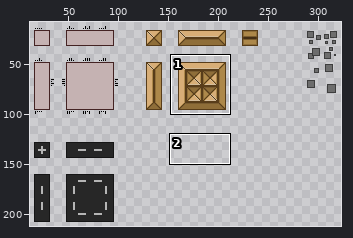
Sprite sheet, stored at data/img/sprites.png. The picture above shows the old version from afar; the outline marks the close-up.
Close-up. Earlier state:
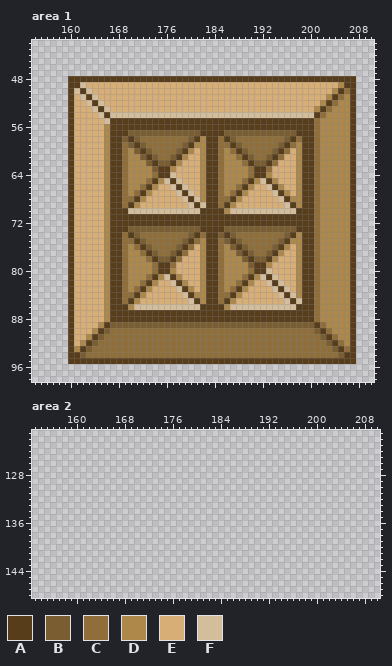
The file is 512x256 pixels. Shown: area 1: x 154..210, y 42..98; area 2: x 153..210, y 121..148. The wide view leaves out empty margins. The commit also changed other parts of the picture, which this record leaves out.
Palette (. is transparent): A #583d1a  B #7a5d31  C #8f6e39  D #ad884a  E #d8ae77  F #d4bd9b
Pixels before, area 1 (only the part around the change), first column x 154:
42 .........................................................
43 .........................................................
44 .........................................................
45 .........................................................
46 .........................................................
47 .........................................................
48 ......AAAAAAAAAAAAAAAAAAAAAAAAAAAAAAAAAAAAAAAAAAAAAAAA...
49 ......AAFEEEEEEEEEEEEEEEEEEEEEEEEEEEEEEEEEEEEEEEEEEDAA...
50 ......AFAFEEEEEEEEEEEEEEEEEEEEEEEEEEEEEEEEEEEEEEEEDACA...
51 ......AEFAFEEEEEEEEEEEEEEEEEEEEEEEEEEEEEEEEEEEEEEDACDA...
52 ......AEEFAFEEEEEEEEEEEEEEEEEEEEEEEEEEEEEEEEEEEEDACDDA...
53 ......AEEEFAFEEEEEEEEEEEEEEEEEEEEEEEEEEEEEEEEEEDACDDDA...
54 ......AEEEEFAFFFFFFFFFFFFFFFFFFFFFFFFFFFFFFFFFFACDDDDA...
55 ......AEEEEEFAAAAAAAAAAAAAAAAAAAAAAAAAAAAAAAAAACDDDDDA...
56 ......AEEEEEDAAAAAAAAAAAAAAAAAAAAAAAAAAAAAAAAAACDDDDDA...
57 ......AEEEEEDAAABBBBBBBBBBBBAAAABBBBBBBBBBBBAAACDDDDDA...
58 ......AEEEEEDAABABCCCCCCCCBADAACABCCCCCCCCBACAACDDDDDA...
59 ......AEEEEEDAACBABCCCCCCBADDAACCABCCCCCCBACDAACDDDDDA...
60 ......AEEEEEDAACDBABCCCCBADEDAACDCABCCCCBACEDAACDDDDDA...
61 ......AEEEEEDAACDDBABCCBADEEDAACDDCABCCBACEEDAACDDDDDA...
62 ......AEEEEEDAACDDDBABBADEEEDAACDDDCABBACEEEDAACDDDDDA...
63 ......AEEEEEDAACDDDDBAADEEEEDAACDDDDCAACEEEEDAACDDDDDA...
64 ......AEEEEEDAACDDDDCAAFEEEEDAACDDDDCAADEEEEDAACDDDDDA...
65 ......AEEEEEDAACDDDCADFAFEEEDAACDDDCADFADEEEDAACDDDDDA...
66 ......AEEEEEDAACDDCADEEFAFEEDAACDDCADEEFADEEDAACDDDDDA...
67 ......AEEEEEDAACDCADEEEEFAFEDAACDCADEEEEFADEDAACDDDDDA...
68 ......AEEEEEDAACCADEEEEEEFAFDAACCADEEEEEEFADDAACDDDDDA...
69 ......AEEEEEDAACADEEEEEEEEFAFAACADEEEEEEEEFADAACDDDDDA...
70 ......AEEEEEDAAAFFFFFFFFFFFFAAAADFFFFFFFFFFFAAACDDDDDA...
71 ......AEEEEEDAAAAAAAAAAAAAAAAAAAAAAAAAAAAAAAAAACDDDDDA...
72 ......AEEEEEDAAAAAAAAAAAAAAAAAAAAAAAAAAAAAAAAAACDDDDDA...
73 ......AEEEEEDAAABBBBBBBBBBBBAAAABBBBBBBBBBBBAAACDDDDDA...
74 ......AEEEEEDAACABCCCCCCCCBACAABABCCCCCCCCBADAACDDDDDA...
75 ......AEEEEEDAACCABCCCCCCBACDAACBABCCCCCCBADDAACDDDDDA...
76 ......AEEEEEDAACDCABCCCCBACEDAACDBABCCCCBADEDAACDDDDDA...
77 ......AEEEEEDAACDDCABCCBACEEDAACDDBABCCBADEEDAACDDDDDA...
78 ......AEEEEEDAACDDDCABBACEEEDAACDDDBABBADEEEDAACDDDDDA...
79 ......AEEEEEDAACDDDDCAACEEEEDAACDDDDBAADEEEEDAACDDDDDA...
80 ......AEEEEEDAACDDDDCAADEEEEDAACDDDDCAAFEEEEDAACDDDDDA...
81 ......AEEEEEDAACDDDCADFADEEEDAACDDDCADFAFEEEDAACDDDDDA...
82 ......AEEEEEDAACDDCADEEFADEEDAACDDCADEEFAFEEDAACDDDDDA...
83 ......AEEEEEDAACDCADEEEEFADEDAACDCADEEEEFAFEDAACDDDDDA...
84 ......AEEEEEDAACCADEEEEEEFADDAACCADEEEEEEFAFDAACDDDDDA...
85 ......AEEEEEDAACADEEEEEEEEFADAACADEEEEEEEEFAFAACDDDDDA...
86 ......AEEEEEDAAADFFFFFFFFFFFAAAADFFFFFFFFFFFAAACDDDDDA...
87 ......AEEEEEDAAAAAAAAAAAAAAAAAAAAAAAAAAAAAAAAAACDDDDDA...
88 ......AEEEEEDAAAAAAAAAAAAAAAAAAAAAAAAAAAAAAAAAACDDDDDA...
89 ......AEEEEDABBBBBBBBBBBBBBBBBBBBBBBBBBBBBBBBBBACDDDDA...
90 ......AEEEDABCCCCCCCCCCCCCCCCCCCCCCCCCCCCCCCCCCBACDDDA...
91 ......AEEDABCCCCCCCCCCCCCCCCCCCCCCCCCCCCCCCCCCCCBACDDA...
92 ......AEDABCCCCCCCCCCCCCCCCCCCCCCCCCCCCCCCCCCCCCCBACDA...
93 ......ADABCCCCCCCCCCCCCCCCCCCCCCCCCCCCCCCCCCCCCCCCBACA...
94 ......AABCCCCCCCCCCCCCCCCCCCCCCCCCCCCCCCCCCCCCCCCCCBAA...
95 ......AAAAAAAAAAAAAAAAAAAAAAAAAAAAAAAAAAAAAAAAAAAAAAAA...
96 .........................................................
97 .........................................................
98 .........................................................
Once edited:
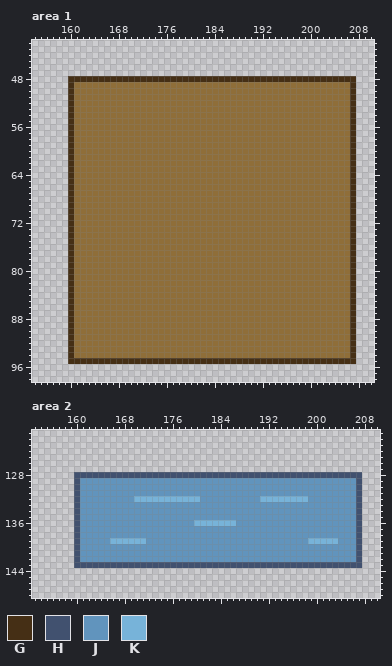
Colours new in this view: G #452f15  H #41516f  J #6194bd  K #77b3d9
What changed:
Changed rows in their new state; - is an unchanged pixel.
Area 1:
first column x 160:
48 GGGGGGGGGGGGGGGGGGGGGGGGGGGGGGGGGGGGGGGGGGGGGGGG
49 GCCCCCCCCCCCCCCCCCCCCCCCCCCCCCCCCCCCCCCCCCCCCCCG
50 GCCCCCCCCCCCCCCCCCCCCCCCCCCCCCCCCCCCCCCCCCCCCC-G
51 GCCCCCCCCCCCCCCCCCCCCCCCCCCCCCCCCCCCCCCCCCCCC-CG
52 GCCCCCCCCCCCCCCCCCCCCCCCCCCCCCCCCCCCCCCCCCCC-CCG
53 GCCCCCCCCCCCCCCCCCCCCCCCCCCCCCCCCCCCCCCCCCC-CCCG
54 GCCCCCCCCCCCCCCCCCCCCCCCCCCCCCCCCCCCCCCCCC-CCCCG
55 GCCCCCCCCCCCCCCCCCCCCCCCCCCCCCCCCCCCCCCCC-CCCCCG
56 GCCCCCCCCCCCCCCCCCCCCCCCCCCCCCCCCCCCCCCCC-CCCCCG
57 GCCCCCCCCCCCCCCCCCCCCCCCCCCCCCCCCCCCCCCCC-CCCCCG
58 GCCCCCCCCCCC--------CCCCC-CC--------CC-CC-CCCCCG
59 GCCCCCCCC-CCC------CCCCCC--CC------CC-CCC-CCCCCG
60 GCCCCCCCC-CCCC----CCCCCCC-C-CC----CC-CCCC-CCCCCG
61 GCCCCCCCC-CCCCC--CCCCCCCC-CC-CC--CC-CCCCC-CCCCCG
62 GCCCCCCCC-CCCCCCCCCCCCCCC-CCC-CCCC-CCCCCC-CCCCCG
63 GCCCCCCCC-CCCCCCCCCCCCCCC-CCCC-CC-CCCCCCC-CCCCCG
64 GCCCCCCCC-CCCC-CCCCCCCCCC-CCCC-CCCCCCCCCC-CCCCCG
65 GCCCCCCCC-CCC-CCCCCCCCCCC-CCC-CCCCCCCCCCC-CCCCCG
66 GCCCCCCCC-CC-CCCCCCCCCCCC-CC-CCCCCCCCCCCC-CCCCCG
67 GCCCCCCCC-C-CCCCCCCCCCCCC-C-CCCCCCCCCCCCC-CCCCCG
68 GCCCCCCCC--CCCCCCCCCCCCCC--CCCCCCCCCCCCCC-CCCCCG
69 GCCCCCCCC-CCCCCCCCCCCCCCC-CCCCCCCCCCCCCCC-CCCCCG
70 GCCCCCCCCCCCCCCCCCCCCCCCCCCCCCCCCCCCCCCCC-CCCCCG
71 GCCCCCCCCCCCCCCCCCCCCCCCCCCCCCCCCCCCCCCCC-CCCCCG
72 GCCCCCCCCCCCCCCCCCCCCCCCCCCCCCCCCCCCCCCCC-CCCCCG
73 GCCCCCCCCCCCCCCCCCCCCCCCCCCCCCCCCCCCCCCCC-CCCCCG
74 GCCCCCCCC-CC--------CC-CCCCC--------CCCCC-CCCCCG
75 GCCCCCCCC--CC------CC-CCC-CCC------CCCCCC-CCCCCG
76 GCCCCCCCC-C-CC----CC-CCCC-CCCC----CCCCCCC-CCCCCG
77 GCCCCCCCC-CC-CC--CC-CCCCC-CCCCC--CCCCCCCC-CCCCCG
78 GCCCCCCCC-CCC-CCCC-CCCCCC-CCCCCCCCCCCCCCC-CCCCCG
79 GCCCCCCCC-CCCC-CC-CCCCCCC-CCCCCCCCCCCCCCC-CCCCCG
80 GCCCCCCCC-CCCC-CCCCCCCCCC-CCCC-CCCCCCCCCC-CCCCCG
81 GCCCCCCCC-CCC-CCCCCCCCCCC-CCC-CCCCCCCCCCC-CCCCCG
82 GCCCCCCCC-CC-CCCCCCCCCCCC-CC-CCCCCCCCCCCC-CCCCCG
83 GCCCCCCCC-C-CCCCCCCCCCCCC-C-CCCCCCCCCCCCC-CCCCCG
84 GCCCCCCCC--CCCCCCCCCCCCCC--CCCCCCCCCCCCCC-CCCCCG
85 GCCCCCCCC-CCCCCCCCCCCCCCC-CCCCCCCCCCCCCCC-CCCCCG
86 GCCCCCCCCCCCCCCCCCCCCCCCCCCCCCCCCCCCCCCCC-CCCCCG
87 GCCCCCCCCCCCCCCCCCCCCCCCCCCCCCCCCCCCCCCCC-CCCCCG
88 GCCCCCCCCCCCCCCCCCCCCCCCCCCCCCCCCCCCCCCCC-CCCCCG
89 GCCCCCCCCCCCCCCCCCCCCCCCCCCCCCCCCCCCCCCCCC-CCCCG
90 GCCCCCC----------------------------------CC-CCCG
91 GCCCCC------------------------------------CC-CCG
92 GCCCC--------------------------------------CC-CG
93 GCCC----------------------------------------CC-G
94 GCC------------------------------------------CCG
95 GGGGGGGGGGGGGGGGGGGGGGGGGGGGGGGGGGGGGGGGGGGGGGGG
Area 2:
first column x 160:
128 HHHHHHHHHHHHHHHHHHHHHHHHHHHHHHHHHHHHHHHHHHHHHHHH
129 HJJJJJJJJJJJJJJJJJJJJJJJJJJJJJJJJJJJJJJJJJJJJJJH
130 HJJJJJJJJJJJJJJJJJJJJJJJJJJJJJJJJJJJJJJJJJJJJJJH
131 HJJJJJJJJJJJJJJJJJJJJJJJJJJJJJJJJJJJJJJJJJJJJJJH
132 HJJJJJJJJJKKKKKKKKKKKJJJJJJJJJJKKKKKKKKJJJJJJJJH
133 HJJJJJJJJJJJJJJJJJJJJJJJJJJJJJJJJJJJJJJJJJJJJJJH
134 HJJJJJJJJJJJJJJJJJJJJJJJJJJJJJJJJJJJJJJJJJJJJJJH
135 HJJJJJJJJJJJJJJJJJJJJJJJJJJJJJJJJJJJJJJJJJJJJJJH
136 HJJJJJJJJJJJJJJJJJJJKKKKKKKJJJJJJJJJJJJJJJJJJJJH
137 HJJJJJJJJJJJJJJJJJJJJJJJJJJJJJJJJJJJJJJJJJJJJJJH
138 HJJJJJJJJJJJJJJJJJJJJJJJJJJJJJJJJJJJJJJJJJJJJJJH
139 HJJJJJKKKKKKJJJJJJJJJJJJJJJJJJJJJJJJJJJKKKKKJJJH
140 HJJJJJJJJJJJJJJJJJJJJJJJJJJJJJJJJJJJJJJJJJJJJJJH
141 HJJJJJJJJJJJJJJJJJJJJJJJJJJJJJJJJJJJJJJJJJJJJJJH
142 HJJJJJJJJJJJJJJJJJJJJJJJJJJJJJJJJJJJJJJJJJJJJJJH
143 HHHHHHHHHHHHHHHHHHHHHHHHHHHHHHHHHHHHHHHHHHHHHHHH
Where, in picture pixels (left, top, right, bottom), the same in both close-ups:
changed: (68, 76, 356, 364)
added: (74, 472, 362, 568)
